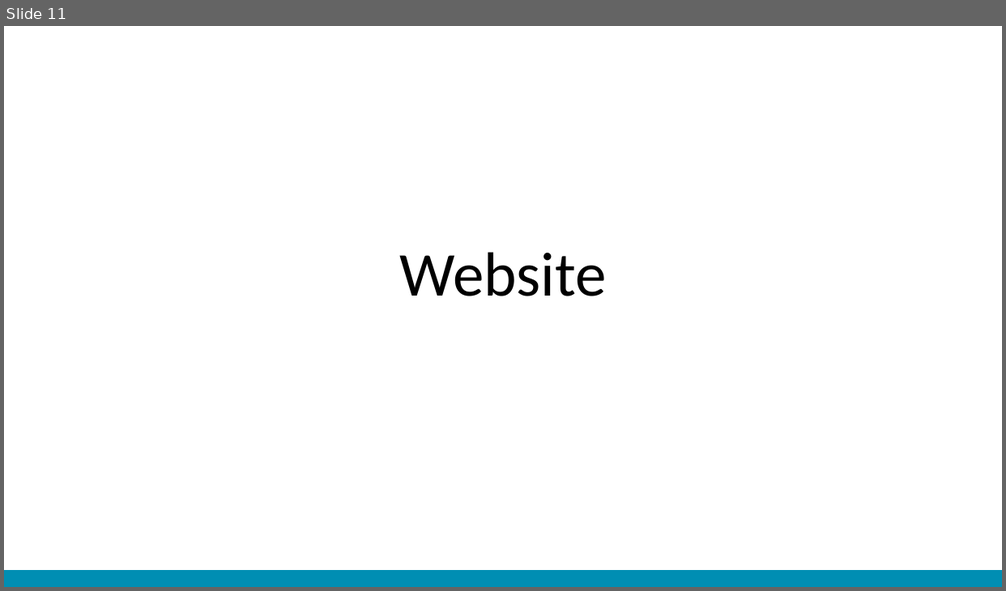
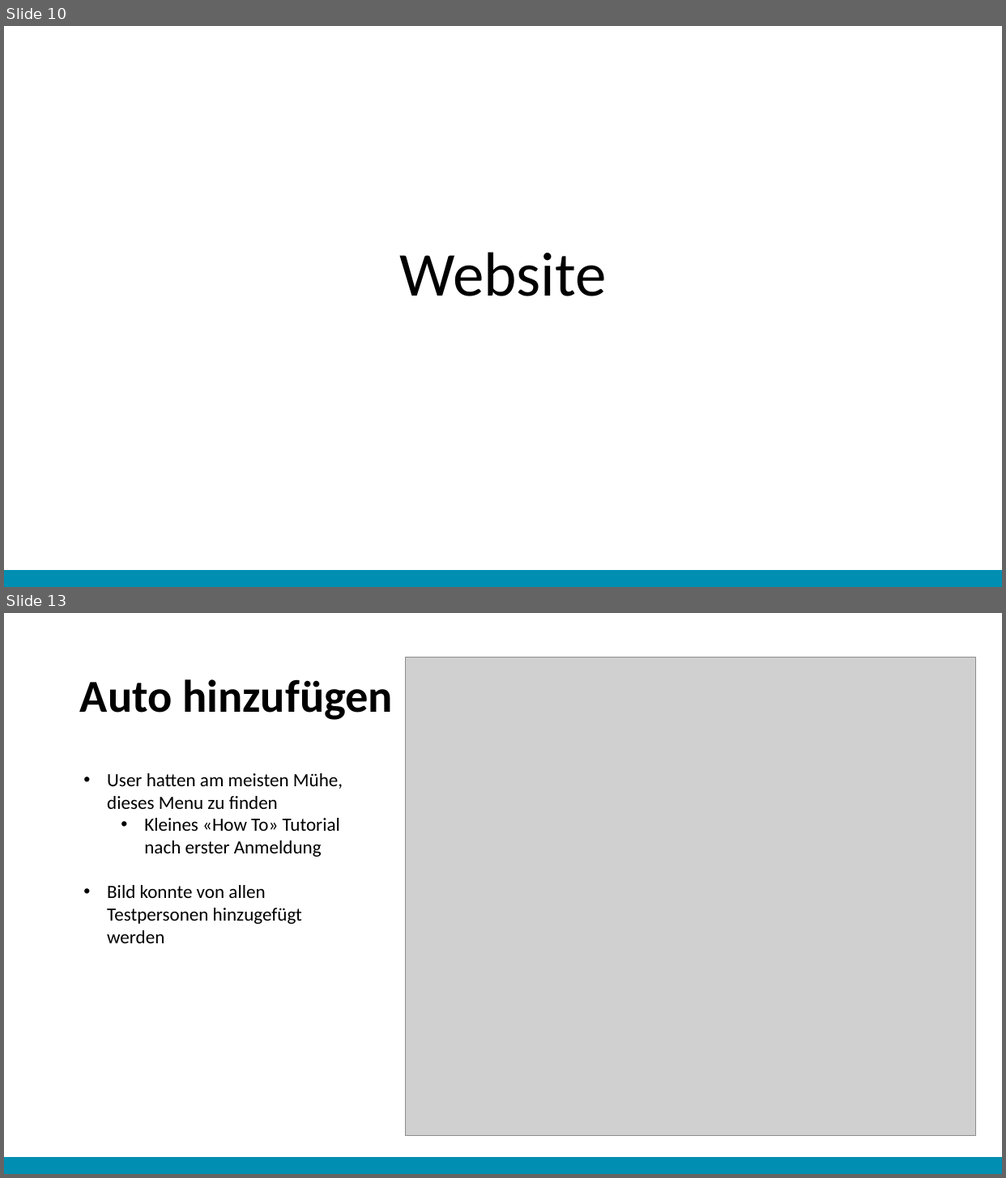
Before and after one commit to christopherchristensen/summaries, a slide deck: usab/Abschlusspräsentation.pptx. Shown one above the other, each under a label of ours: slide 11 before the commit, slides 10 and 13 after it; the slides between them are not shown. The pictures are 1006x591 and 1006x1178 pixels, drawn with LibreOffice and Linux fonts; fonts in the diff are those of the drawing; grey boxes stand for pictures. Boxes give left, top, right and bottom in pixels: in the first picture for what was removed or moved away, otherwise in the second. Text is boxed around its words. In the diff, an @@ line names an element or a change of style, - is before the commit and + after.

```diff
--- a/usab/Abschlusspräsentation.pptx
+++ b/usab/Abschlusspräsentation.pptx
@@ slide 13 added at <box>4,613,1002,1174</box>, background #FFFFFF @@
@@ picture added at <box>406,658,976,1136</box> @@
@@ title added at <box>80,679,393,720</box>, 44 pt, text #000000, bold @@
+Auto hinzufügen
@@ text added at <box>107,773,343,943</box>, 18 pt, text #000000 @@
+• User hatten am meisten Mühe, dieses Menu zu finden
+  • Kleines «How To» Tutorial nach erster Anmeldung
+• Bild konnte von allen Testpersonen hinzugefügt werden
@@ rectangle added at <box>4,1158,1002,1174</box>, fill #008EB3 @@
@@ what was slide 11 is now slide 10 @@
```
Also in this commit, not shown: 3 slides changed, 7 other slides added, 6 slides removed, 1 other file.
